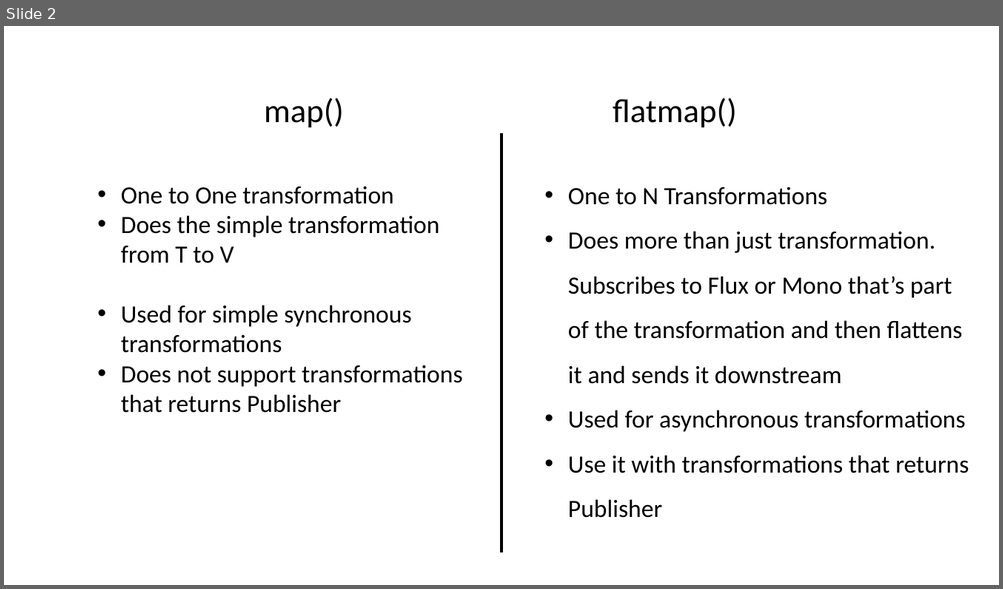
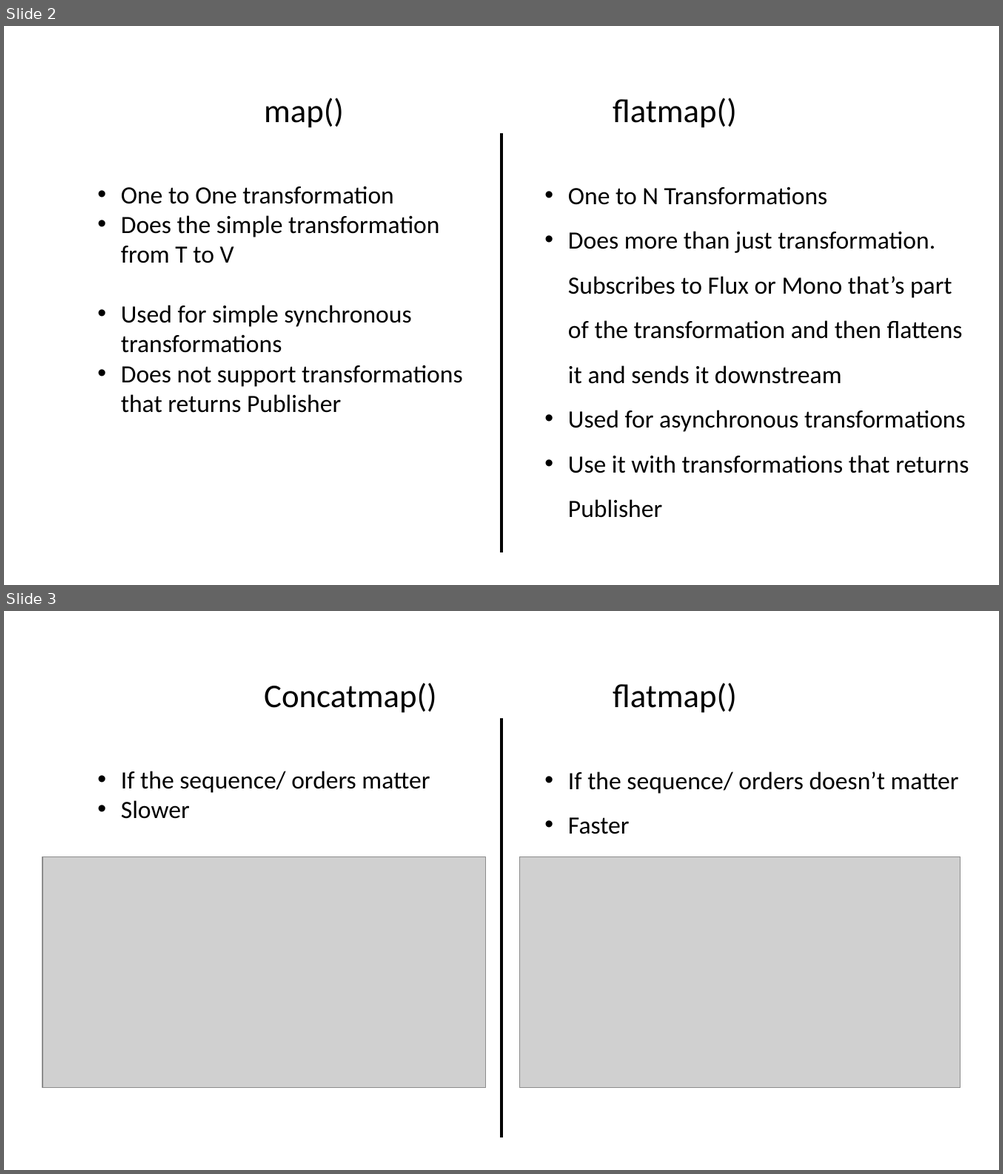
Before and after one commit to danielmxPeck/reactive-spring-webflux-course, a slide deck: Course Notes.pptx. Shown one above the other, each under a label of ours: slide 2 before the commit, slides 2 and 3 after it. The pictures are 1003x589 and 1003x1174 pixels, drawn with LibreOffice and Linux fonts; fonts in the diff are those of the drawing; grey boxes stand for pictures. Boxes give left, top, right and bottom in pixels: in the first picture for what was removed or moved away, otherwise in the second. Text is boxed around its words. In the diff, an @@ line names an element or a change of style, - is before the commit and + after.

```diff
--- a/Course Notes.pptx
+++ b/Course Notes.pptx
@@ slide 3 added at (4,611,999,1170), background #FFFFFF @@
@@ text added at (264,683,437,713), 32 pt, text #000000 @@
+Concatmap()
@@ text added at (612,683,737,713), 32 pt, text #000000 @@
+flatmap()
@@ line added from (502, 718) to (502, 1139), #000000 2.25 pt @@
@@ text added at (121,771,430,819), 24 pt, text #000000 @@
+• If the sequence/ orders matter
+• Slower
@@ text added at (568,772,959,834), 24 pt, text #000000 @@
+• If the sequence/ orders doesn’t matter
+• Faster
@@ picture added at (42,857,486,1088) @@
@@ picture added at (520,857,961,1088) @@
```
Also in this commit, not shown: 1 other slide added, 3 other files.
